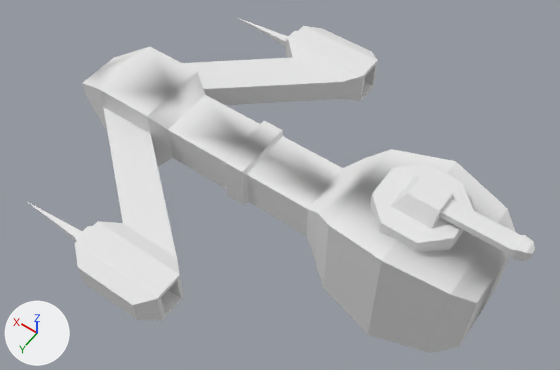
An edit to the FBX model JamGameGameJam/Assets/Models/orbiter.fbx, drawn before and after from the same camera.
Both versions are drawn from a 50 mm lens placed at (-93429.0, 99666.0, 153445.0), pointed at (-24053.0, 2539.0, 817.0). Every picture has the same lights, and +X, +Y and +Z are marked at lower left. Where no turn or scale is listed for an object, it has been applied to the vertices.

The first picture shows 'Ship', 'Turret'.
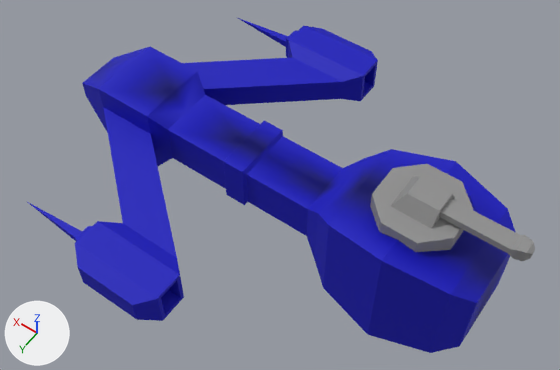
The newer file is also turned or shifted as a whole; pictures and numbers use the older file's frame.

Changed parts and their boxes (x1, y1, x2, y2) in the pictures (560 x 370 px):
```json
{"object": "Ship", "change": "recoloured", "before": [26, 17, 515, 353], "after": [26, 17, 515, 353], "on screen": "white to blue"}
{"object": "Turret", "change": "recoloured", "before": [370, 164, 535, 261], "after": [370, 164, 535, 261], "on screen": "white to grey"}
```

Edits to the scene script, one JSON object a line:
```json
{"op": "add", "block": "mat_orbiter", "code": ["mat_orbiter = principled_material('Orbiter')", "mat_orbiter.base_color = (0.0, 0.0, 0.5)  # blue #0000bc", "mat_orbiter.roughness = 0.69"]}
{"op": "add", "block": "mat_turret", "code": ["mat_turret = principled_material('Turret')", "mat_turret.base_color = (0.274, 0.274, 0.274)  # grey #8f8f8f", "mat_turret.roughness = 0.69"]}
{"block": "me_cube", "where": "me_cube.from_pydata(...)  # 44 vertices, 35 faces; spans x -25061.0..10000.0, y -10000.0..10000.0, z -9000.0..2750.0"}
{"op": "add", "block": "me_cube", "code": "me_cube.materials.append(mat_turret)  # grey #8f8f8f"}
{"block": "me_ship", "where": "me_ship.from_pydata(...)  # 166 vertices, 174 faces; spans x -80000.0..40000.0, y -50000.0..50000.0, z -16500.0..16500.0"}
{"op": "remove", "block": "me_ship", "code": "me_ship.materials.append(mat_material)  # white #e7e7e7"}
{"op": "add", "block": "me_ship", "code": "me_ship.materials.append(mat_orbiter)  # blue #0000bc"}
```
